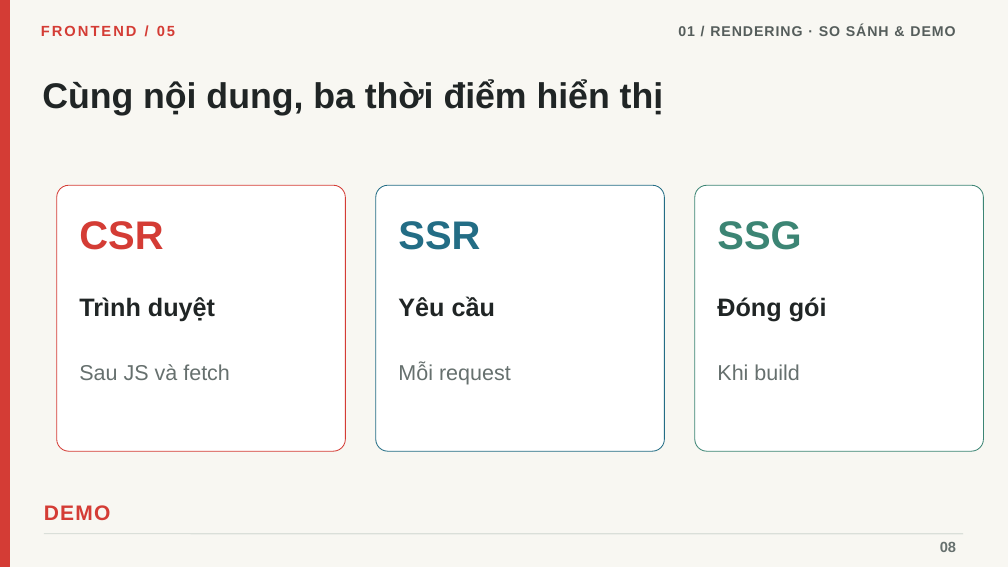
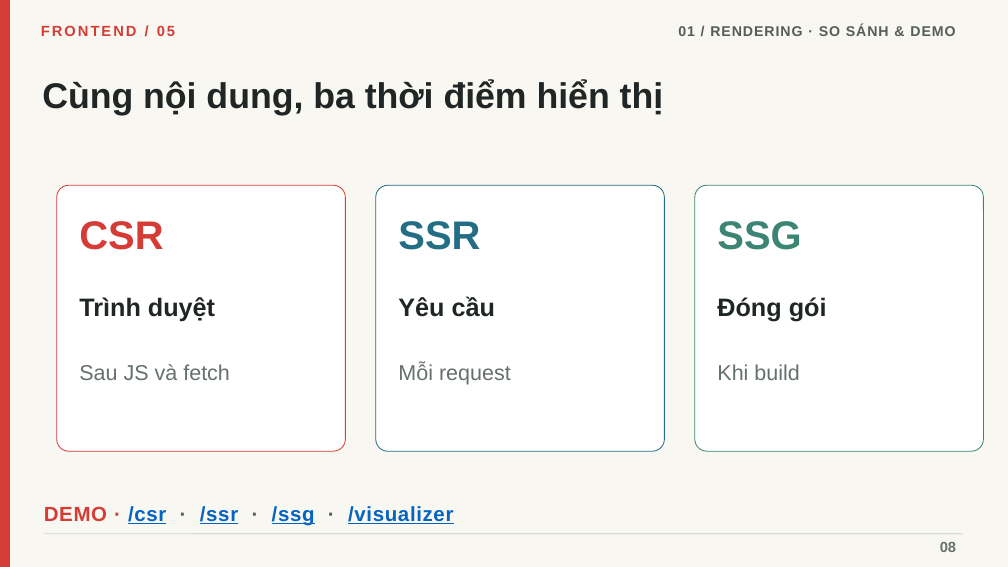
Before and after one commit to linhtn-spec/seminar-nextjs, a slide deck: slide 8 of Seminar_05_Frontend_Roadmap_Tieng_Viet_Da_Chinh_Sua.pptx. Drawn at 1008x567 pixels with LibreOffice and Linux fonts; fonts in the diff are those of the drawing. Boxes give left, top, right and bottom in pixels: in the first picture for what was removed or moved away, otherwise in the second. Text is boxed around its words. In the diff, an @@ line names an element or a change of style, - is before the commit and + after.

```diff
--- a/Seminar_05_Frontend_Roadmap_Tieng_Viet_Da_Chinh_Sua.pptx
+++ b/Seminar_05_Frontend_Roadmap_Tieng_Viet_Da_Chinh_Sua.pptx
@@ text at (44,506,453,526): text changed; size 20 to 19.5 pt; text colour #D43C35 to #0563C1 @@
-DEMO
+DEMO · /csr · /ssr · /ssg · /visualizer
```
Also in this commit, not shown: 7 other slides changed, 3 other files.
